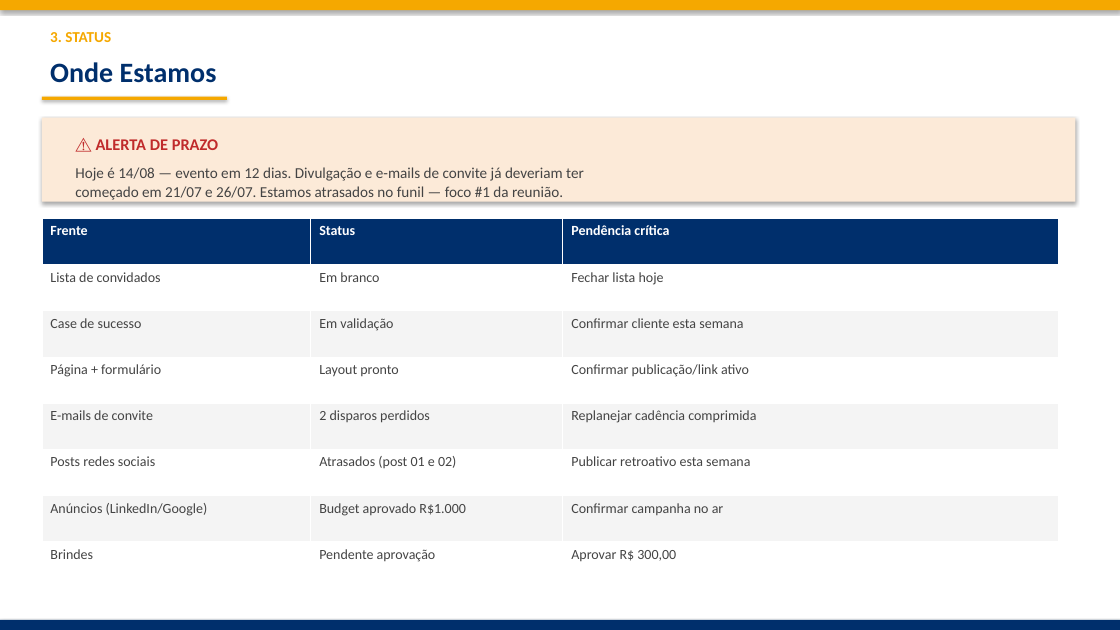
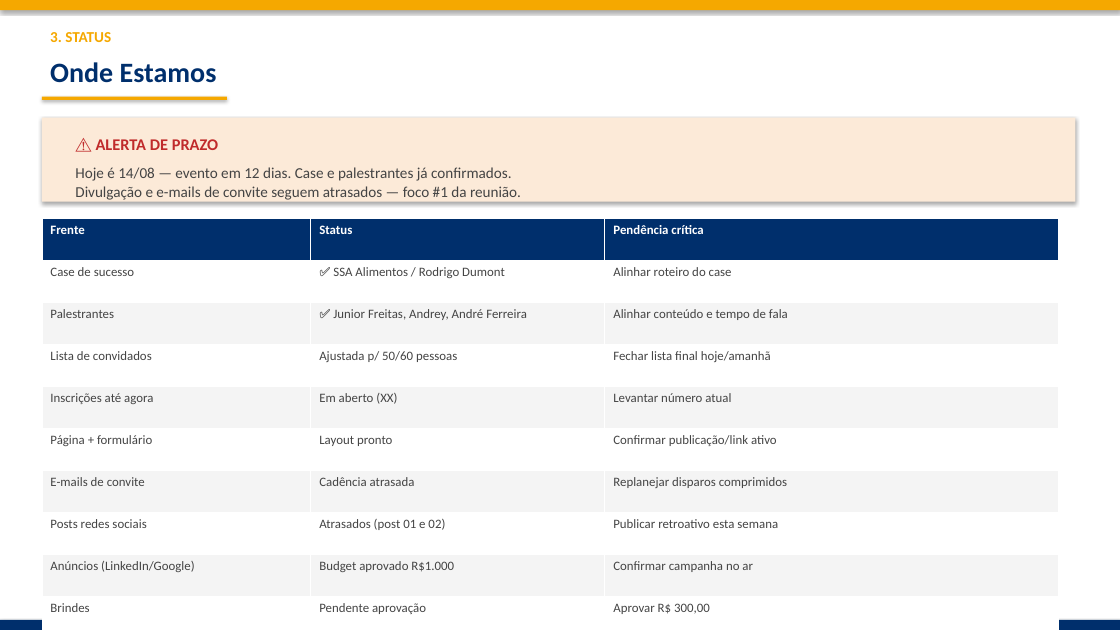
Before and after one commit to frsant96-gif/marketing-agents, a slide deck: slide 5 of eventos/sap-bdc-innovation-day-2026/SAP_BDC_Kickoff_16h_2026-08-14.pptx (slide 4 before the commit). Drawn at 1120x630 pixels with LibreOffice and Linux fonts; fonts in the diff are those of the drawing. Boxes give left, top, right and bottom in pixels: in the first picture for what was removed or moved away, otherwise in the second. Text is boxed around its words. In the diff, an @@ line names an element or a change of style, - is before the commit and + after.

```diff
--- a/eventos/sap-bdc-innovation-day-2026/SAP_BDC_Kickoff_16h_2026-08-14.pptx
+++ b/eventos/sap-bdc-innovation-day-2026/SAP_BDC_Kickoff_16h_2026-08-14.pptx
@@ text at [75, 167, 521, 200]: text changed @@
-Hoje é 14/08 — evento em 12 dias. Divulgação e e-mails de convite já deveriam ter
-começado em 21/07 e 26/07. Estamos atrasados no funil — foco #1 da reunião.
+Hoje é 14/08 — evento em 12 dias. Case e palestrantes já confirmados.
+Divulgação e e-mails de convite seguem atrasados — foco #1 da reunião.
@@ table at [42, 218, 1059, 630] @@
-row 2: Lista de convidados | Em branco | Fechar lista hoje
-row 3: Case de sucesso | Em validação | Confirmar cliente esta semana
+row 2: Case de sucesso | ✅ SSA Alimentos / Rodrigo Dumont | Alinhar roteiro do case
+row 3: Palestrantes | ✅ Junior Freitas, Andrey, André Ferreira | Alinhar conteúdo e tempo de fala
+row 4: Lista de convidados | Ajustada p/ 50/60 pessoas | Fechar lista final hoje/amanhã
+row 5: Inscrições até agora | Em aberto (XX) | Levantar número atual
-row 7, column 2: 2 disparos perdidos
+row 7, column 2: Cadência atrasada
-row 7, column 3: Replanejar cadência comprimida
+row 7, column 3: Replanejar disparos comprimidos
```
Also in this commit, not shown: 4 other slides changed, 1 slide added, 1 other file.
